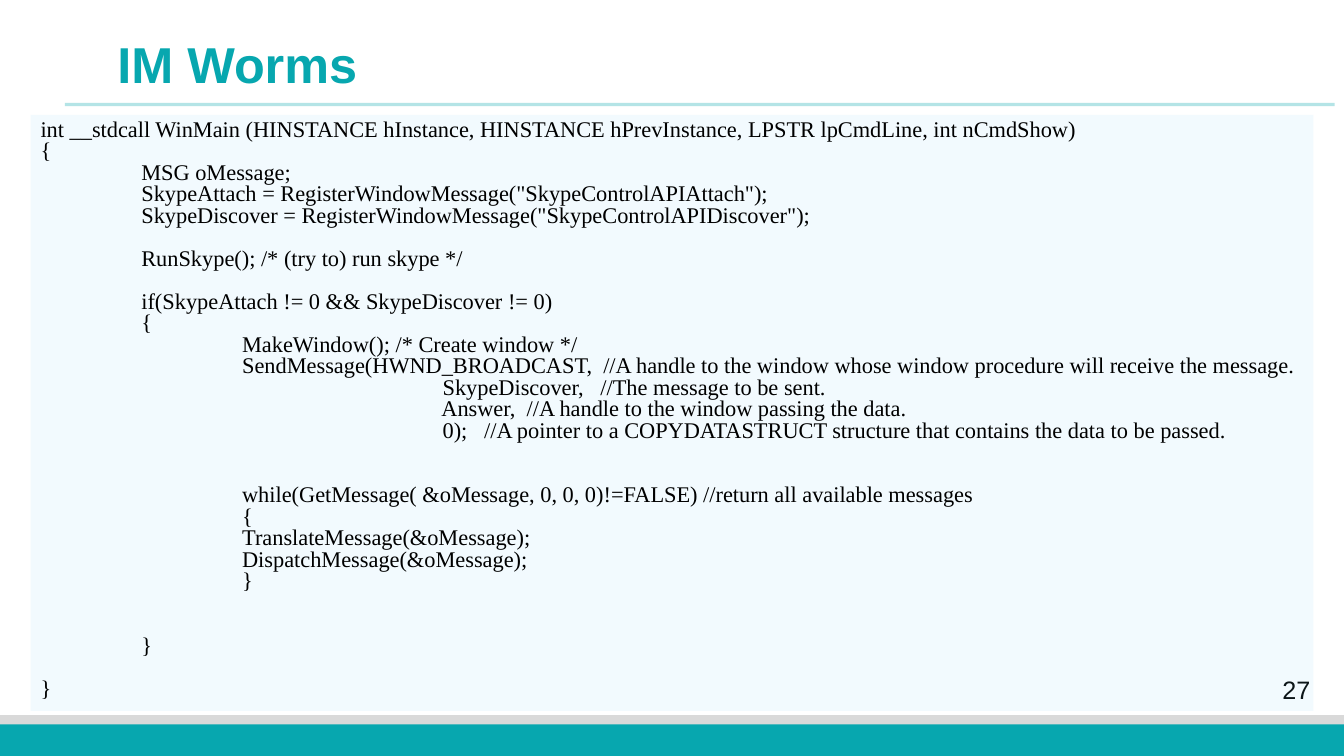
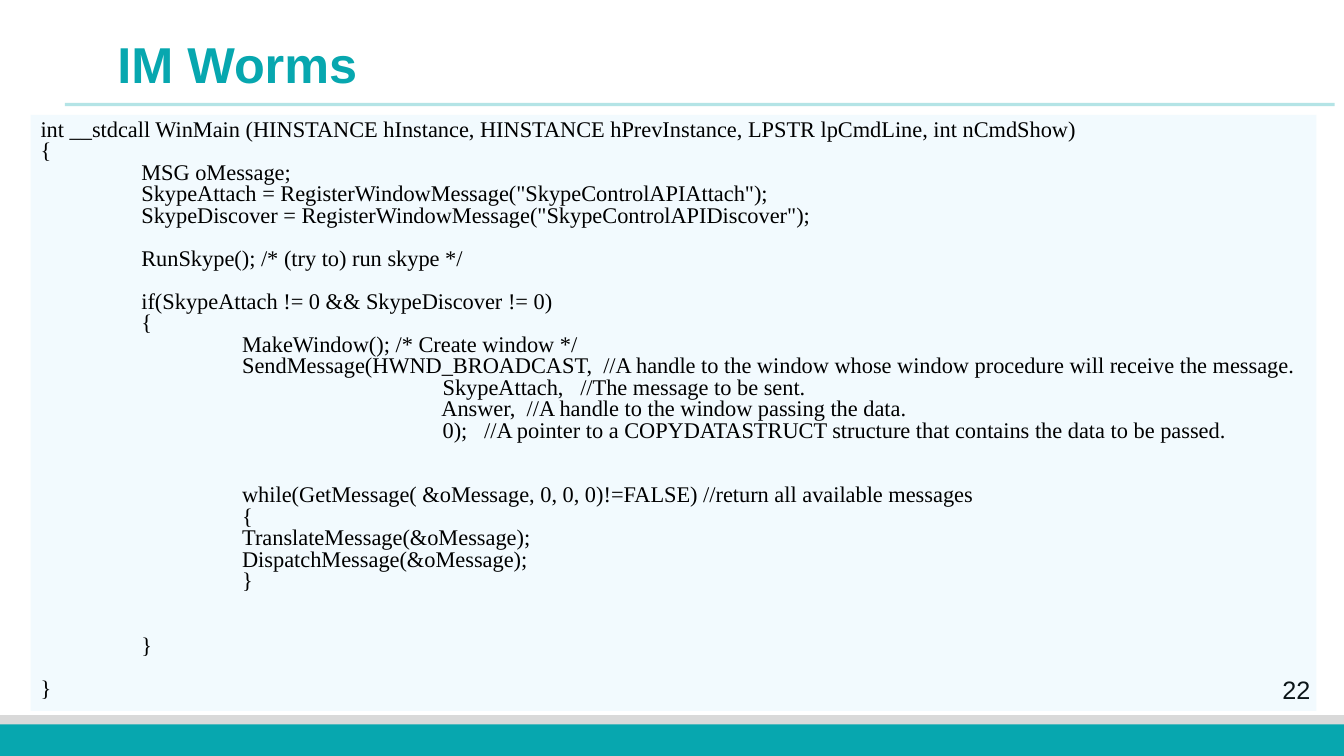
Before and after one commit to fangtian-zhong/fangtian-zhong.github.io, a slide deck: slide 22 of assets/slides/CSCI_591_Malicious_Code_Analysis_8.pptx (slide 27 before the commit). Drawn at 1344x756 pixels with LibreOffice and Linux fonts; fonts in the diff are those of the drawing; background and template pictures are left out. Boxes give left, top, right and bottom in pixels: in the first picture for what was removed or moved away, otherwise in the second. Text is boxed around its words. In the diff, an @@ line names an element or a change of style, - is before the commit and + after.

```diff
--- a/assets/slides/CSCI_591_Malicious_Code_Analysis_8.pptx
+++ b/assets/slides/CSCI_591_Malicious_Code_Analysis_8.pptx
@@ text in rectangle at (443,379,806,400): text changed @@
-SkypeDiscover, //The message to be sent.
+SkypeAttach, //The message to be sent.
@@ page number at (1282,681,1310,699): text changed @@
-27
+22
```
Also in this commit, not shown: 1 other slide changed, 2 slides added, 1 slide removed.
